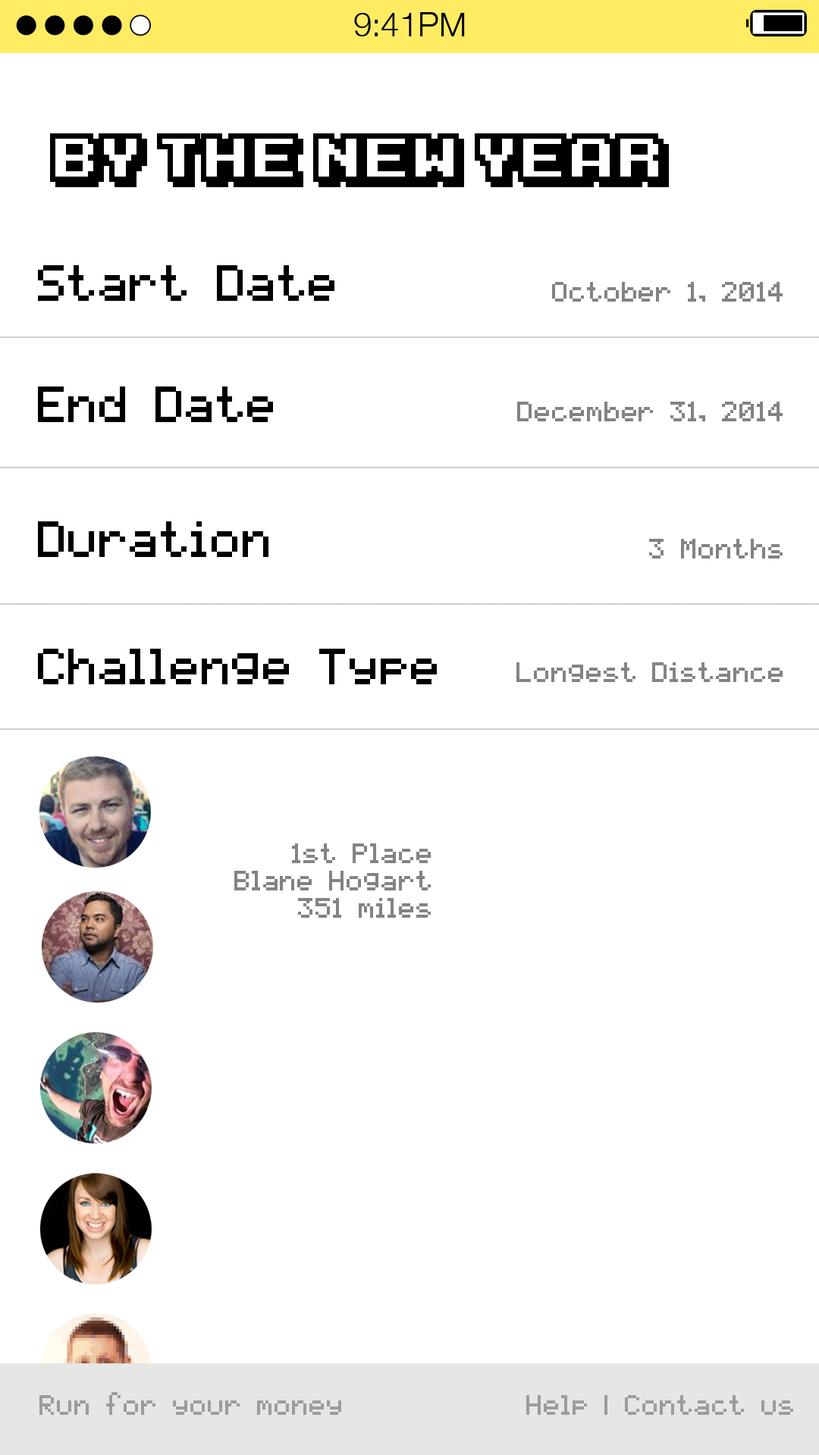
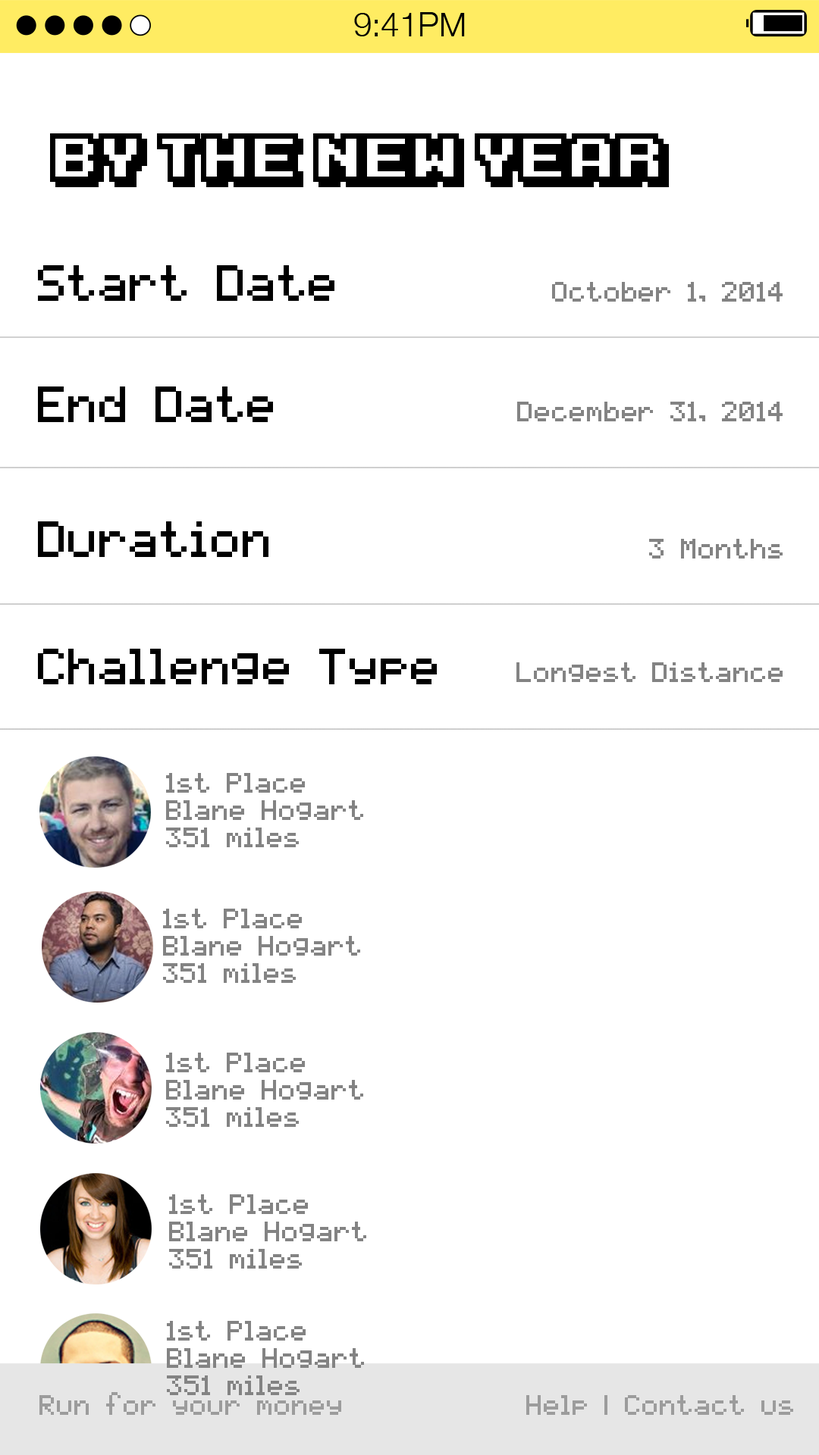
Two versions of the same layered image (819×1455). Layer-by-layer changes:
added layer "1st Place Blane Hogart 351 miles copy 4" in group "by the new year" over [left=166, top=1321, right=364, bottom=1396]
added layer "1st Place Blane Hogart 351 miles copy 3" in group "by the new year" over [left=169, top=1194, right=367, bottom=1269]
added layer "1st Place Blane Hogart 351 miles copy 2" in group "by the new year" over [left=165, top=1052, right=364, bottom=1128]
added layer "1st Place Blane Hogart 351 miles copy" in group "by the new year" over [left=162, top=908, right=361, bottom=984]
painted on "1st Place Blane Hogart 351 miles" over [left=165, top=773, right=431, bottom=918]
renamed "download copy 4" to "Layer 40", painted on it over [left=40, top=1313, right=152, bottom=1365]
